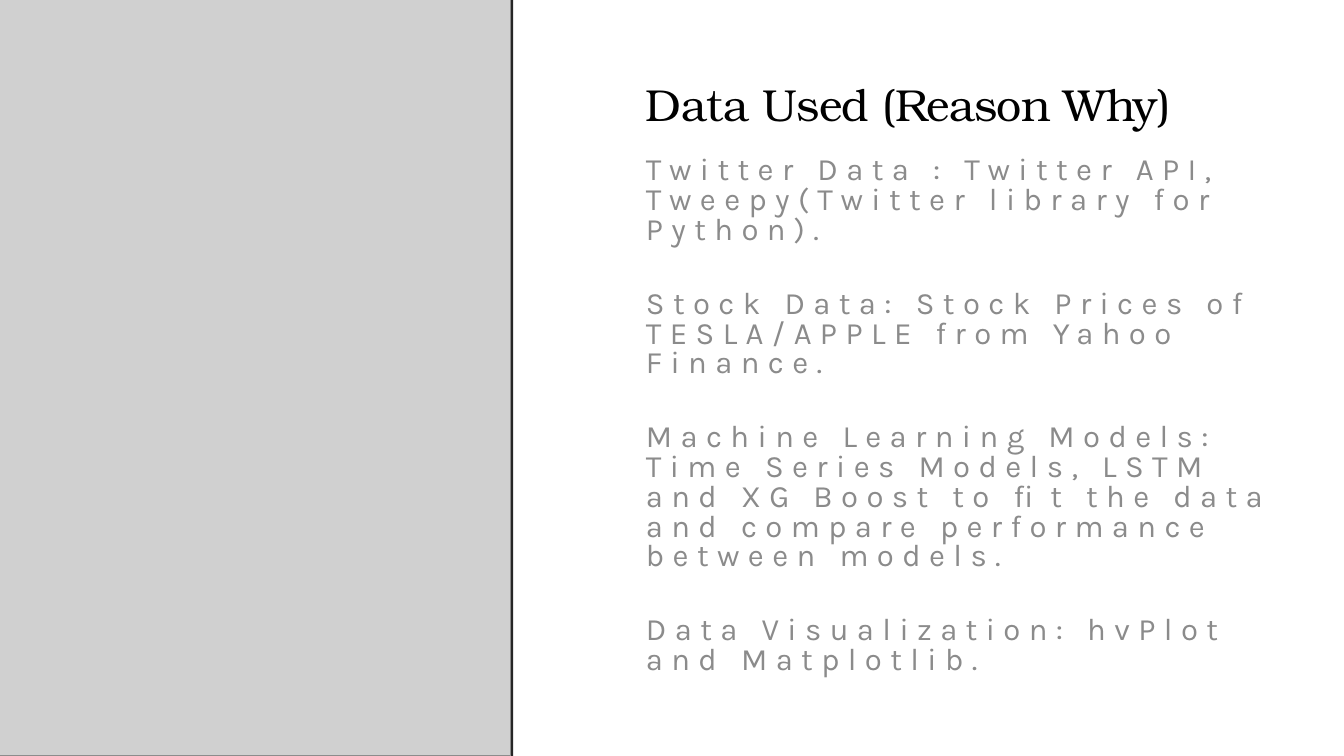
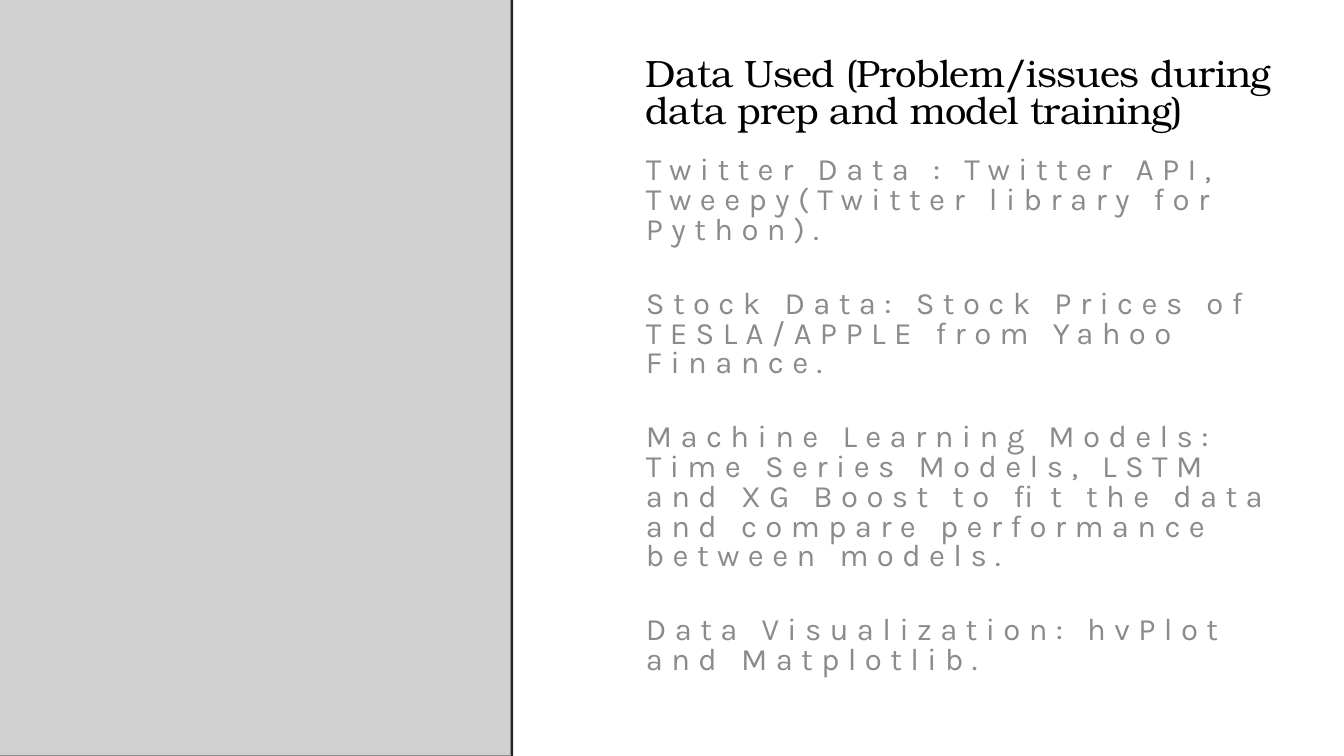
Before and after one commit to you915/Sentiment-Analysis-of-Twitter-Data-for-predicting-Apple-stock-price, a slide deck: slide 5 of Project 2 - Group 4.pptx. Drawn at 1344x756 pixels with LibreOffice and Linux fonts; fonts in the diff are those of the drawing; grey boxes stand for pictures. Boxes give left, top, right and bottom in pixels: in the first picture for what was removed or moved away, otherwise in the second. Text is boxed around its words. In the diff, an @@ line names an element or a change of style, - is before the commit and + after.

Commit message:
updated XG Boost model

```diff
--- a/Project 2 - Group 4.pptx
+++ b/Project 2 - Group 4.pptx
@@ text at (646, 59, 1271, 133): text changed; size 32 to 27.2 pt @@
-Data Used (Reason Why)
+Data Used (Problem/issues during data prep and model training)
```
Also in this commit, not shown: 1 other slide changed, 3 slides added, 2 slides removed, 1 other file.
